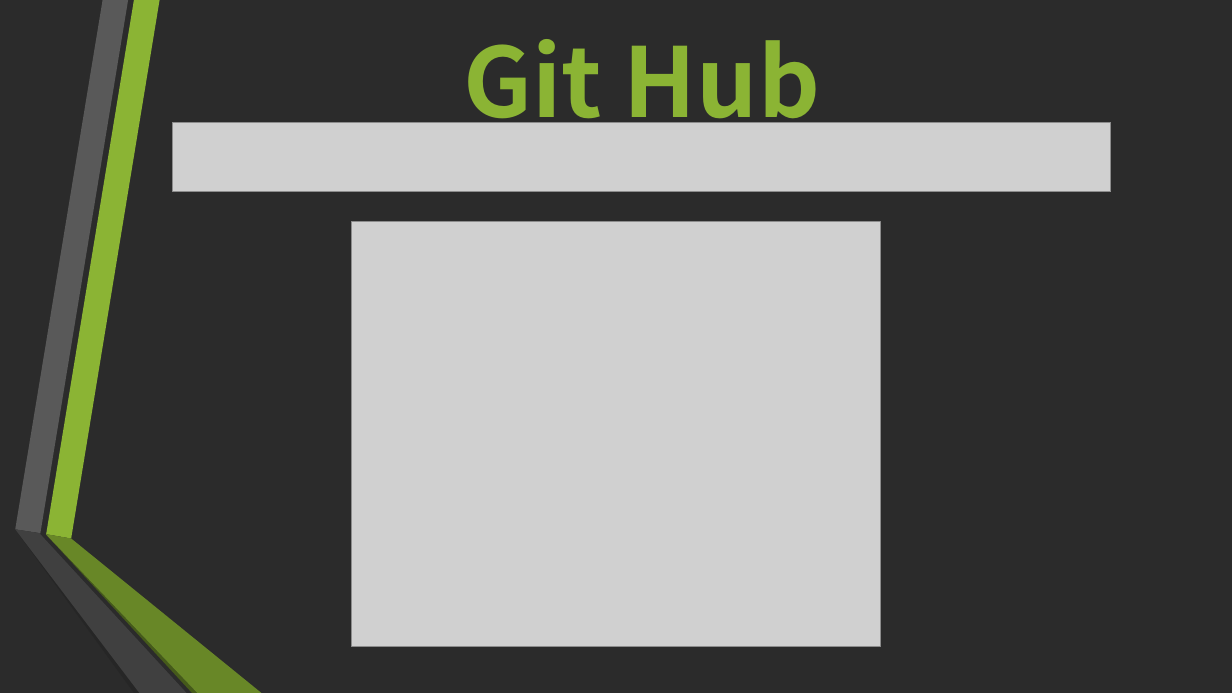
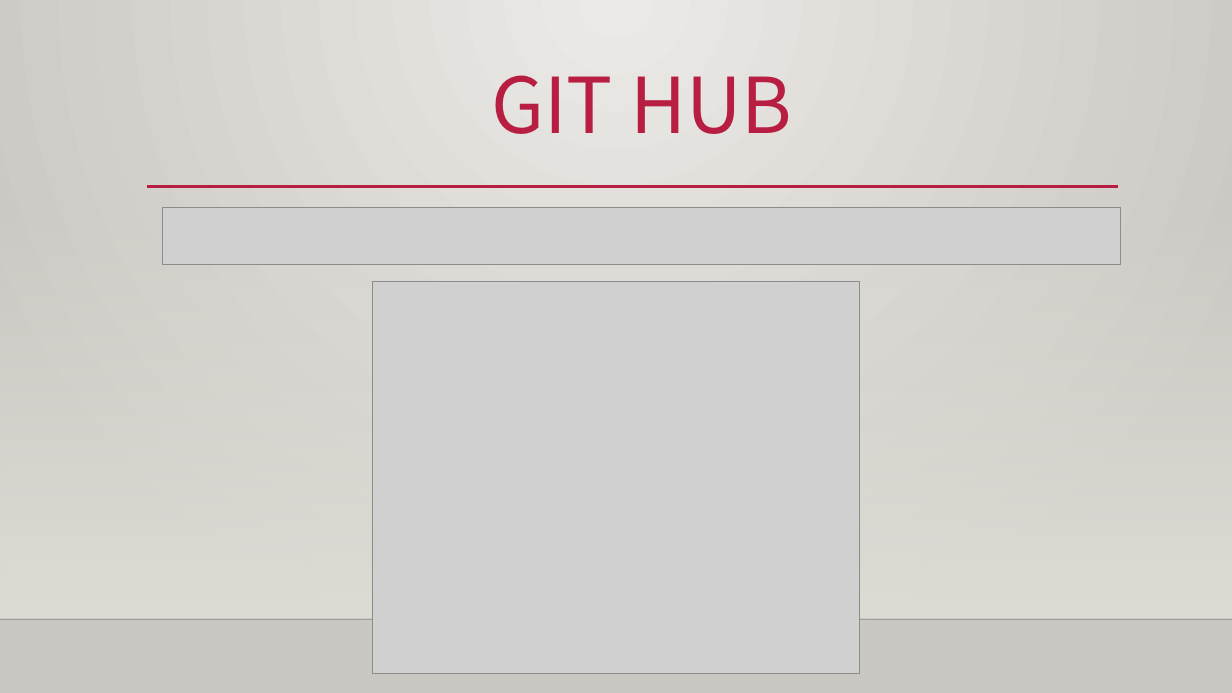
Before and after one commit to jeongHooon/Jungle-War, a slide deck: slide 10 of Jungle War 박정훈 신상우 이수진 이병철.pptx. Drawn at 1232x693 pixels with LibreOffice and Linux fonts; fonts in the diff are those of the drawing; grey boxes stand for pictures; background and template pictures are left out; a plain dark background stands for a picture behind light text. Boxes give left, top, right and bottom in pixels: in the first picture for what was removed or moved away, otherwise in the second. Text is boxed around its words. In the diff, an @@ line names an element or a change of style, - is before the commit and + after.

```diff
--- a/Jungle War 박정훈 신상우 이수진 이병철.pptx
+++ b/Jungle War 박정훈 신상우 이수진 이병철.pptx
@@ background picture (left out) to gradient #ECEAE7 to #CAC7C1 @@
@@ title "GIT HUB" at (491, 75, 792, 134): vertical alignment middle to top @@
@@ title at (491, 75, 792, 134): text changed; size 75 to 60 pt; text colour #8BB434 to #B71E42; bold off @@
-Git Hub
+GIT HUB
@@ picture removed at (173, 123, 1112, 192) @@
@@ rectangle added at (0, 204, 1232, 619), fill gradient #DFDBD5 @@
@@ line added from (147, 187) to (1118, 187), #B71E42 2.5 pt @@
@@ picture added at (163, 207, 1120, 264) @@
@@ picture: place and size @@
-picture at (351, 222, 880, 647)
+picture at (373, 282, 860, 674)
@@ group removed at (15, 0, 262, 693): 6 freeform shapes @@
@@ line added from (0, 619) to (1232, 619), #000001 1 pt @@
```
Also in this commit, not shown: 10 other slides changed.
